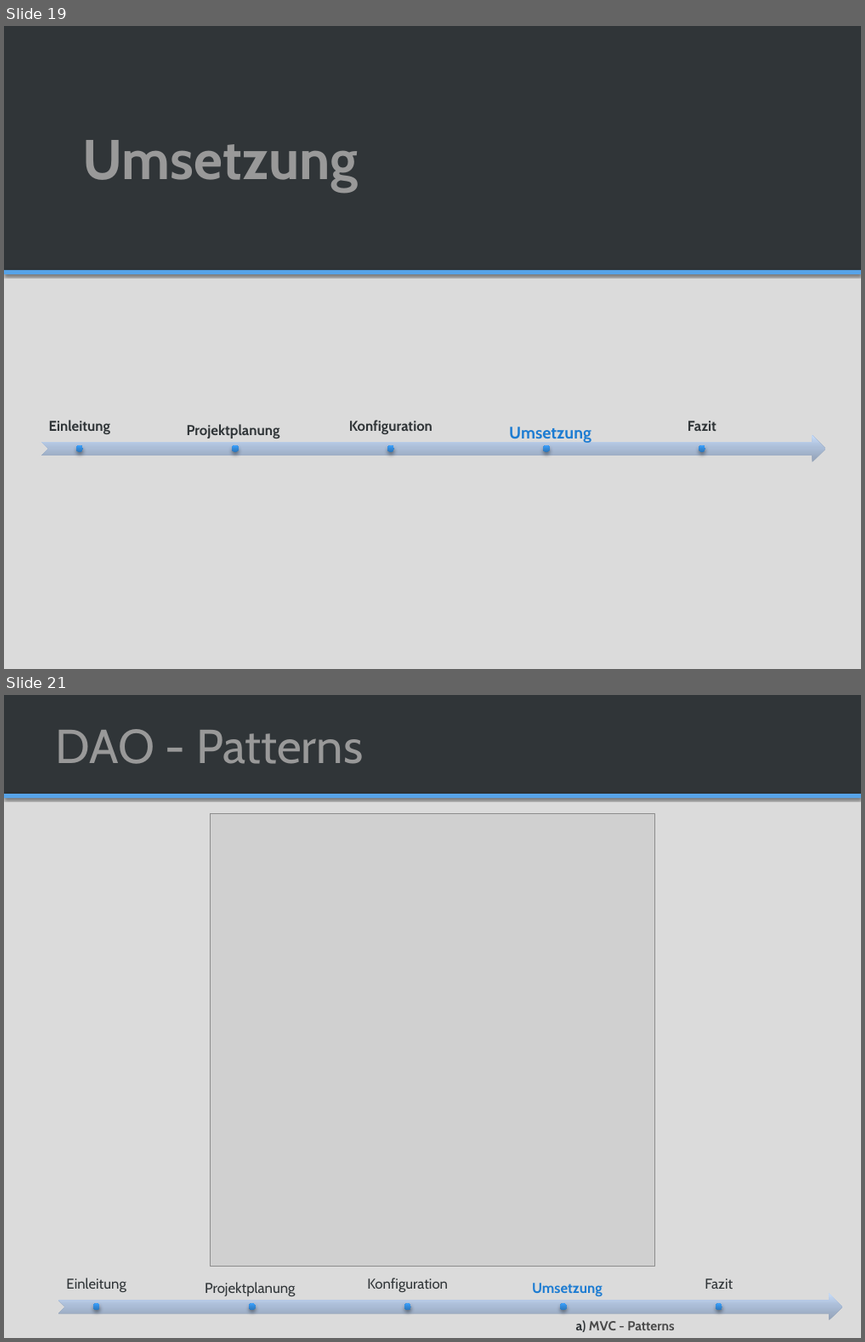
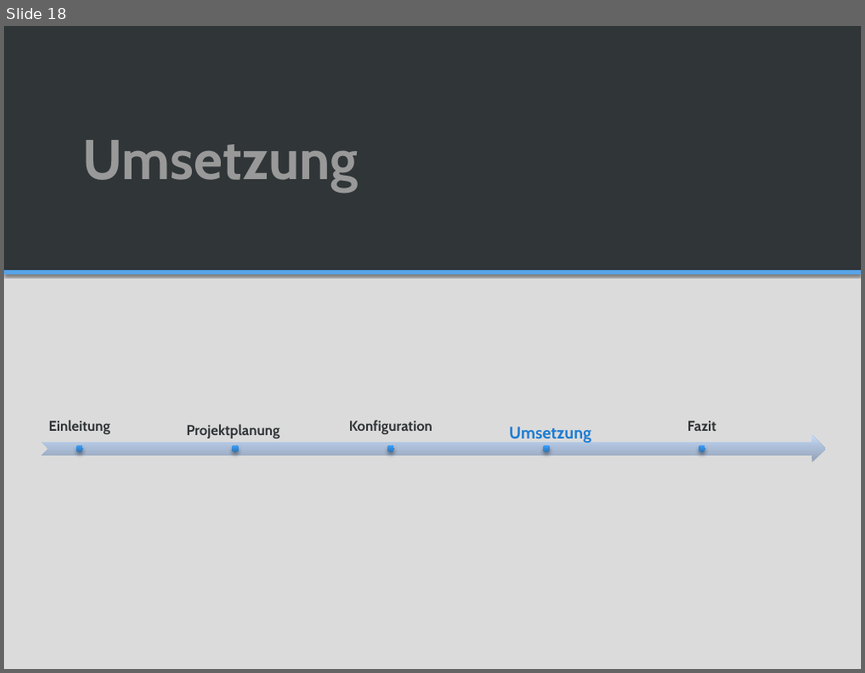
Before and after one commit to SAS-Systems/Unveiled-Documentation, a slide deck: Unveiled_MidtermPresentation_V1.0.pptx. Shown one above the other, each under a label of ours: slides 19 and 21 before the commit, slide 18 after it; the slides between them are not shown. The pictures are 865x1342 and 865x673 pixels, drawn with LibreOffice and Linux fonts; fonts in the diff are those of the drawing; grey boxes stand for pictures; background and template pictures are left out. Boxes give left, top, right and bottom in pixels: in the first picture for what was removed or moved away, otherwise in the second. Text is boxed around its words. In the diff, an @@ line names an element or a change of style, - is before the commit and + after.

```diff
--- a/Unveiled_MidtermPresentation_V1.0.pptx
+++ b/Unveiled_MidtermPresentation_V1.0.pptx
@@ slide 21 removed at <box>4,695,861,1338</box>, background #DBDBDB; not listed: 1 template element that a slide beside it also shows @@
@@ rectangle removed at <box>4,695,861,794</box> @@
@@ title removed at <box>55,729,363,764</box> @@
-  DAO - Patterns
@@ picture removed at <box>211,814,655,1266</box> @@
@@ group removed at <box>59,1277,843,1320</box>: 5 texts, 5 ellipses, 1 notched right arrow @@
-Einleitung
-Projektplanung
-Konfiguration
-Umsetzung
-Fazit
@@ text removed at <box>576,1320,674,1332</box> @@
-  a) MVC - Patterns
@@ what was slide 19 is now slide 18 @@
```
Also in this commit, not shown: 4 slides changed, 3 other slides removed.
